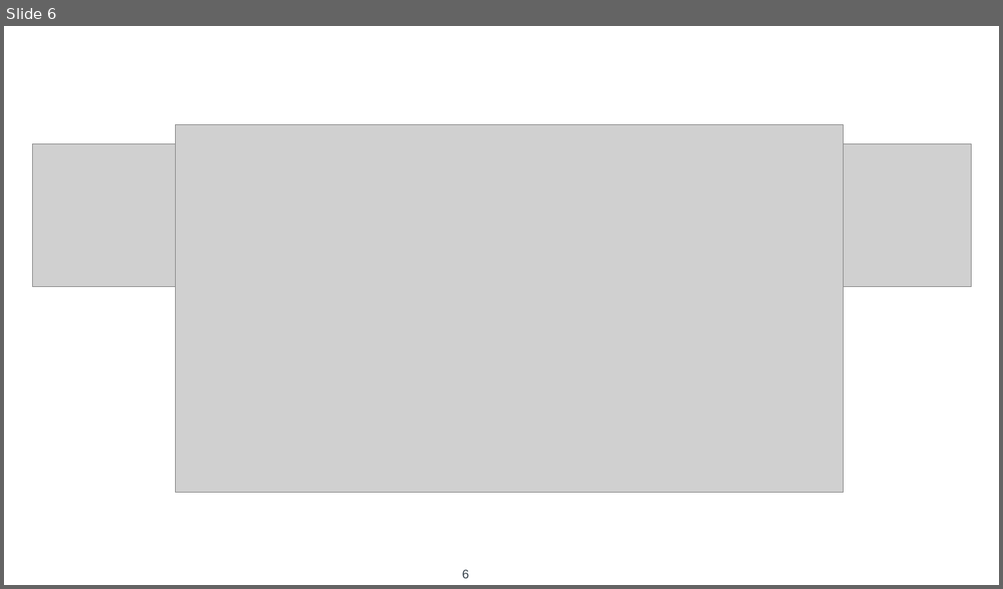
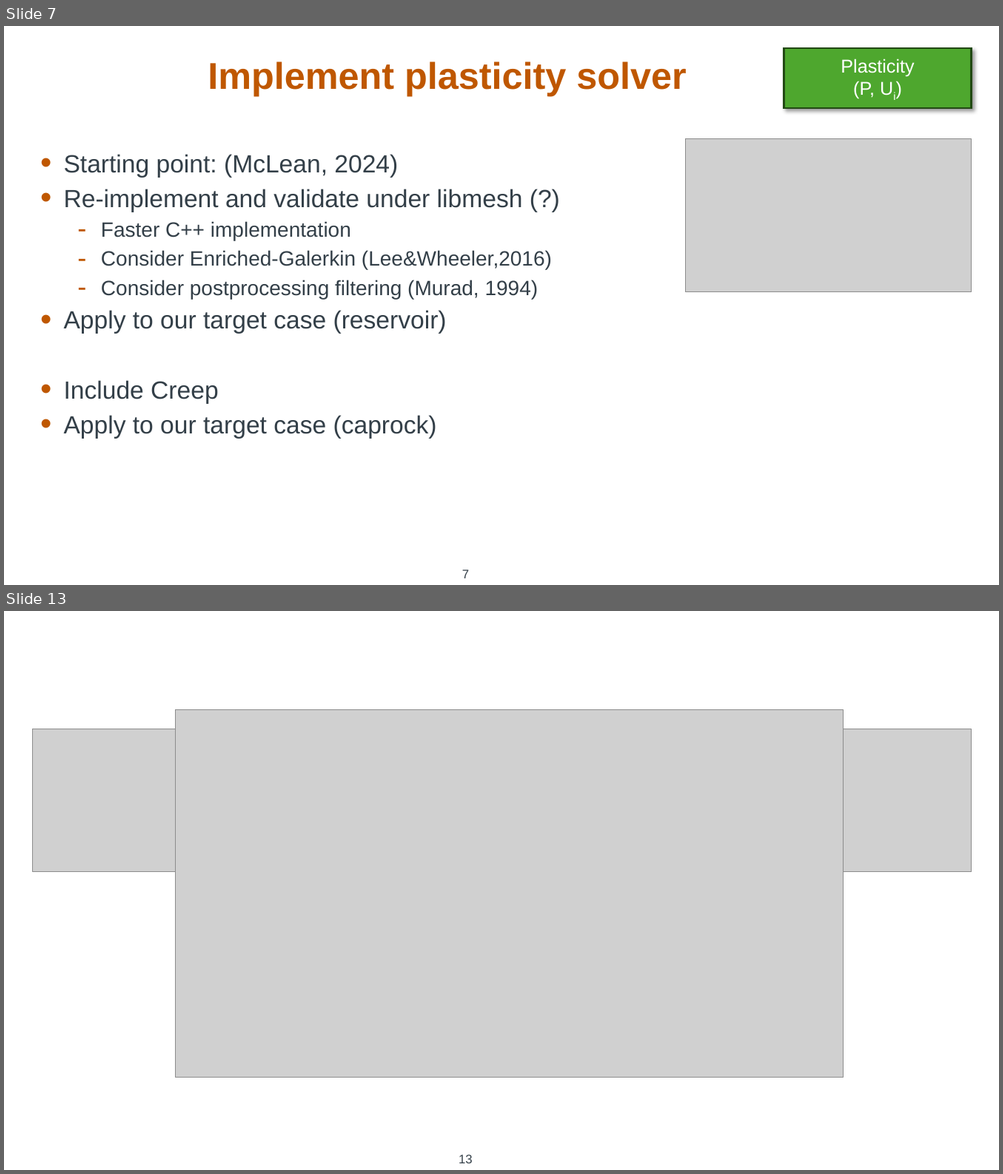
Before and after one commit to rebpoli/Doutorado, a slide deck: Research/PAPER/2024-05 - Proposal - Draft/2024-05-28 - Proposal Draft.pptx. Shown one above the other, each under a label of ours: slide 6 before the commit, slides 7 and 13 after it; the slides between them are not shown. The pictures are 1003x589 and 1003x1174 pixels, drawn with LibreOffice and Linux fonts; fonts in the diff are those of the drawing; grey boxes stand for pictures; background and template pictures are left out. Boxes give left, top, right and bottom in pixels: in the first picture for what was removed or moved away, otherwise in the second. Text is boxed around its words. In the diff, an @@ line names an element or a change of style, - is before the commit and + after.

```diff
--- a/Research/PAPER/2024-05 - Proposal - Draft/2024-05-28 - Proposal Draft.pptx
+++ b/Research/PAPER/2024-05 - Proposal - Draft/2024-05-28 - Proposal Draft.pptx
@@ slide 7 added at box(4, 26, 999, 585), background #FFFFFF; not listed: 1 template element that a slide beside it also shows @@
@@ title added at box(208, 62, 686, 96), 36 pt, text #BF5700, bold @@
+Implement plasticity solver
@@ rectangle added at box(784, 48, 971, 108), fill #4EA72E, outline #224914 1.5 pt, 18 pt, text #FFFFFF @@
+Plasticity
+(P, Ui)
@@ text added at box(64, 154, 552, 439), 24 pt, text #333F48 @@
+• Starting point: (McLean, 2024)
+• Re-implement and validate under libmesh (?)
+  – Faster C++ implementation
+  – Consider Enriched-Galerkin (Lee&Wheeler,2016)
+  – Consider postprocessing filtering (Murad, 1994)
+• Apply to our target case (reservoir)
+• Include Creep
+• Apply to our target case (caprock)
@@ picture added at box(686, 139, 971, 292) @@
@@ what was slide 6 is now slide 13 @@
@@ page number at box(458, 1155, 472, 1164): text changed @@
-6
+13
```
Also in this commit, not shown: 3 slides changed, 7 other slides added, 1 slide removed.
